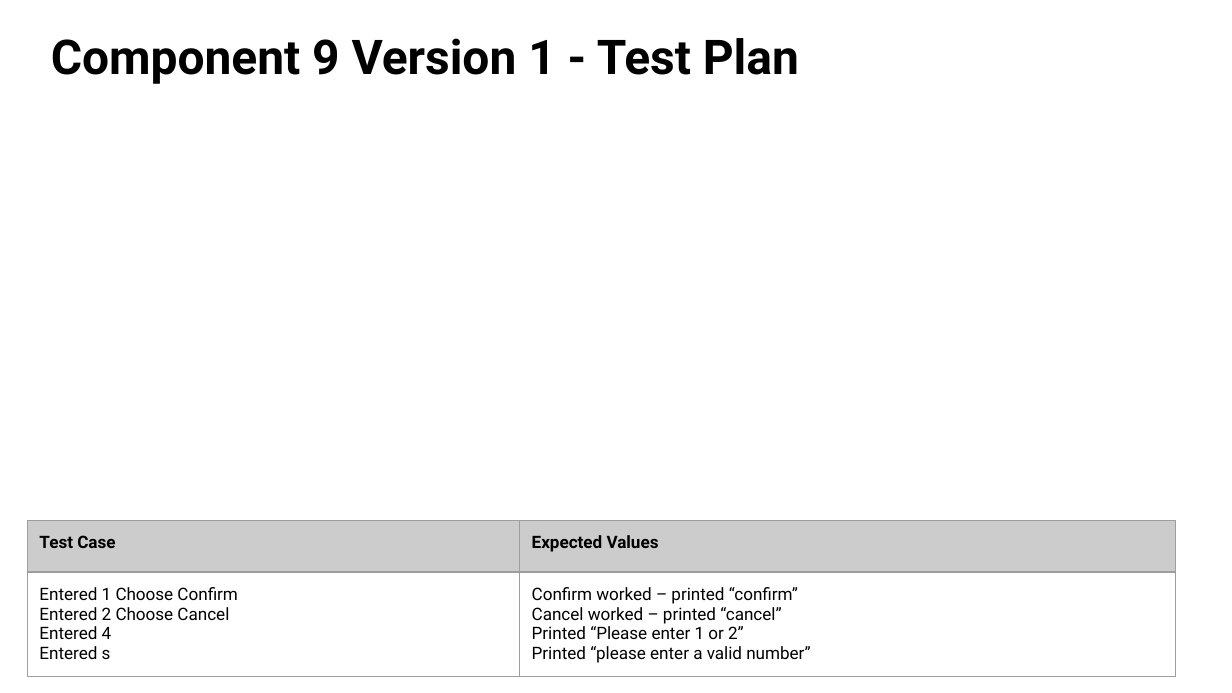
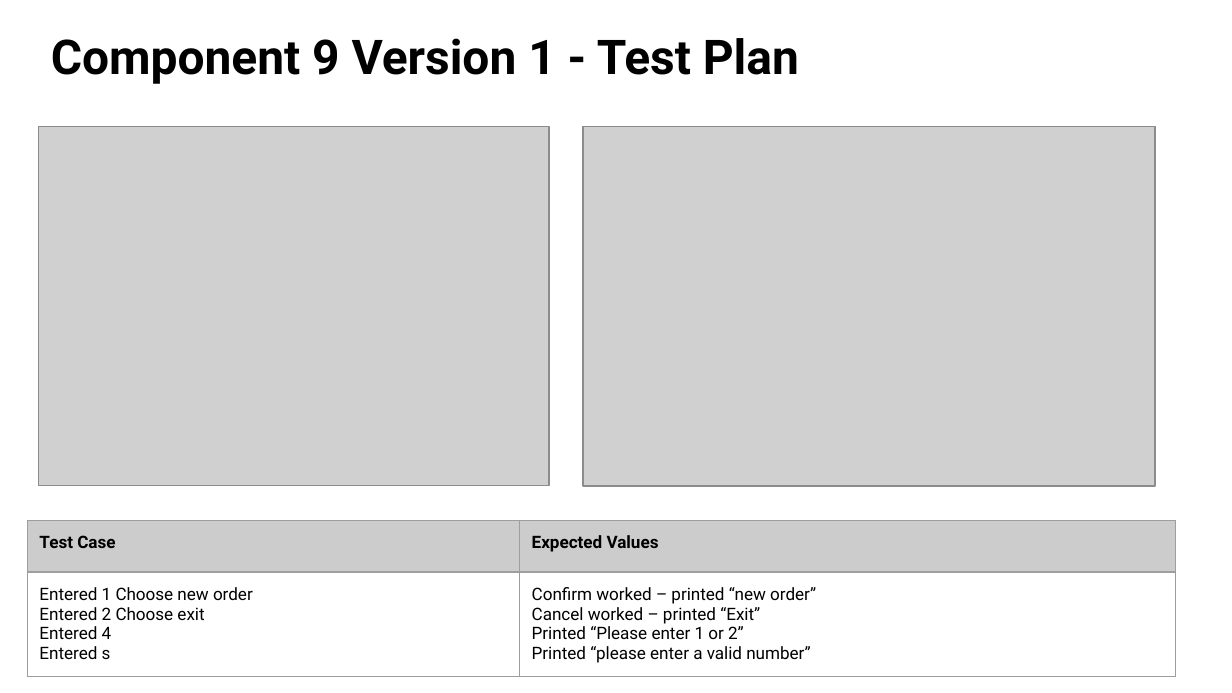
Before and after one commit to danettp/ds_nuts_bot, a slide deck: slide 69 of Danett Pepito - 000_91896 _ 91897 Documentation - 2150400 (Git).pptx. Drawn at 1232x693 pixels with LibreOffice and Linux fonts; fonts in the diff are those of the drawing; grey boxes stand for pictures; background and template pictures are left out. Boxes give left, top, right and bottom in pixels: in the first picture for what was removed or moved away, otherwise in the second. Text is boxed around its words. In the diff, an @@ line names an element or a change of style, - is before the commit and + after.

```diff
--- a/Danett Pepito - 000_91896 _ 91897 Documentation - 2150400 (Git).pptx
+++ b/Danett Pepito - 000_91896 _ 91897 Documentation - 2150400 (Git).pptx
@@ picture added at (38, 127, 548, 487) @@
@@ picture added at (583, 127, 1154, 487) @@
@@ table at (27, 521, 1175, 679) @@
-row 2, column 1: Entered 1 Choose Confirm / Entered 2 Choose Cancel / Entered 4 / Entered s
+row 2, column 1: Entered 1 Choose new order / Entered 2 Choose exit / Entered 4 / Entered s
-row 2, column 2: Confirm worked – printed “confirm” / Cancel worked – printed “cancel” / Printed “Please enter 1 or 2” / Printed “please enter a valid number”
+row 2, column 2: Confirm worked – printed “new order” / Cancel worked – printed “Exit” / Printed “Please enter 1 or 2” / Printed “please enter a valid number”
```
Also in this commit, not shown: 1 other slide changed, 2 other files.
